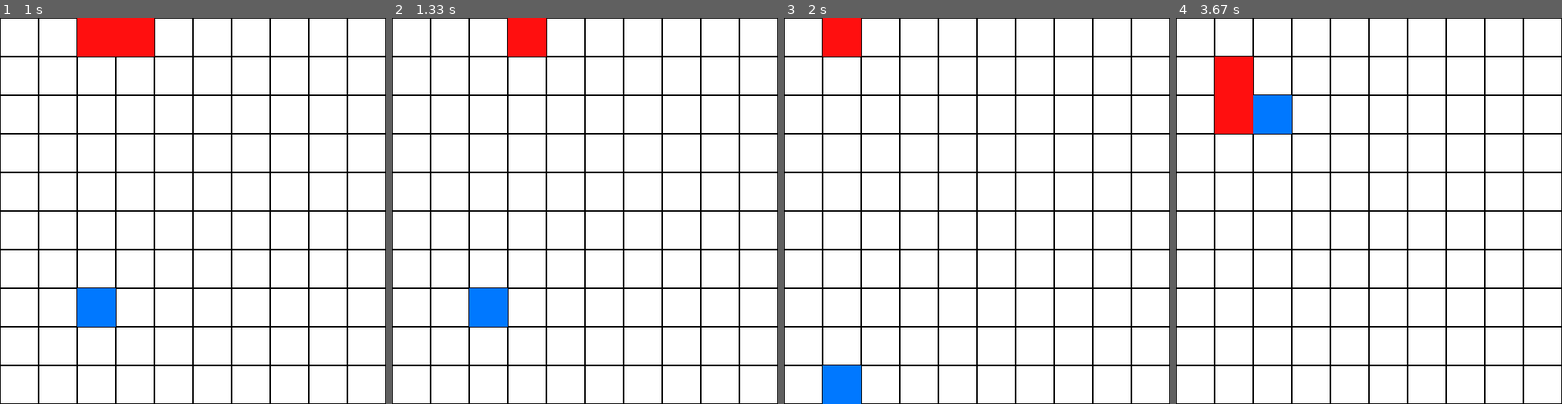
Above: before the commit, frames 1-4 (left to right).
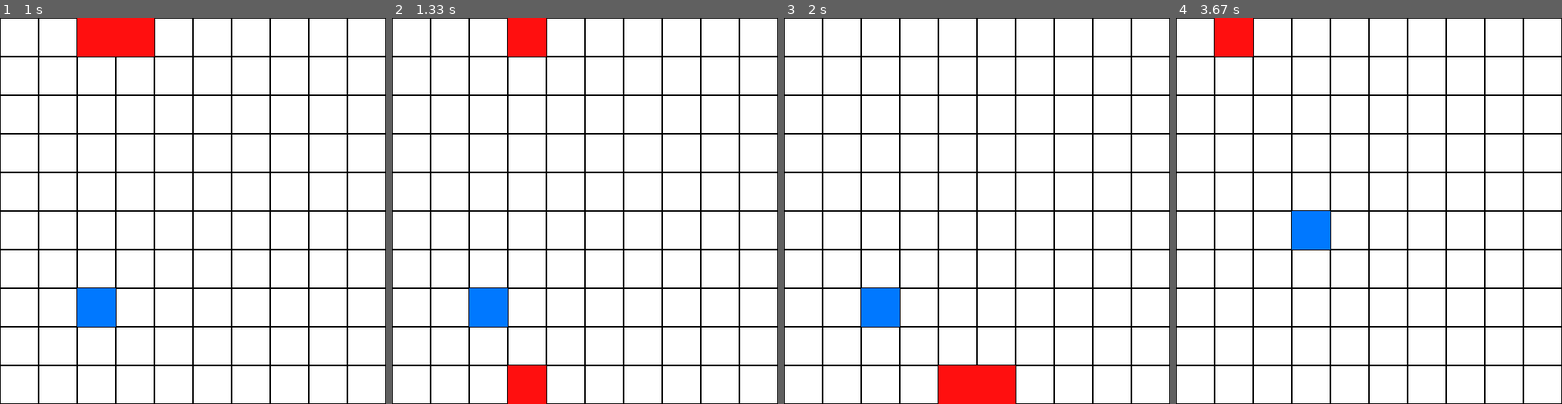
Above: after the commit, the same moments.

Repository: cod-pirat/snake-pygame-ed
Game: pygame game, started from snake.py
Two runs of this game, one before a commit and one after it. Both use one fixed random seed, a clock stepped at 60 frames per second and the inputs below.
Inputs:
- Up to frame 1 (1 s): hold D 0.33-0.8 s; hold W from 0.83 s (still down)
- Up to frame 2 (1.33 s): keep holding W
- Up to frame 3 (2 s): release W at 1.35 s; hold D from 1.38 s (still down)
- Up to frame 4 (3.67 s): release D at 2.05 s; hold A 2.08-2.92 s; hold S from 2.95 s (still down)

Frame 1 is identical in both runs. In frame 2, 1.0% of the frame differs, in the area x 30-40%, y 90-100%; in frame 3, 5.0%, in the area x 10-60%, y 0-100%; in frame 4, 5.0%.

Commit message:
snake passes through the plaing field commit

Diff:
--- a/snake.py
+++ b/snake.py
@@ -78,9 +78,28 @@
                 y_change, x_change = 0, 1
 
         y, x = y_change + y, x_change + x
+
+
+
+
+
+
+
+        if x > GRID_WIDTH_X:
+            x = 0
+        elif y > GRID_HEIGHT_Y:
+            y = 0
+        elif x < 0:
+            x = GRID_WIDTH_X - 1
+        elif y < 0:
+            y = GRID_HEIGHT_Y - 1
+
+
+
+
         rect = pygame.Rect(x * TILE_SIZE, y * TILE_SIZE, TILE_SIZE, TILE_SIZE)
 
-        if x > GRID_WIDTH_X - 1 or y > GRID_HEIGHT_Y - 1 or x < 0 or y < 0 or rect in queue:
+        if rect in queue:
             snake_live = False
 
         if food_rect == rect:
@@ -109,5 +128,5 @@
 
         pygame.display.update()
         pygame.time.delay(snake_time)
-#
+
 pygame.quit()
